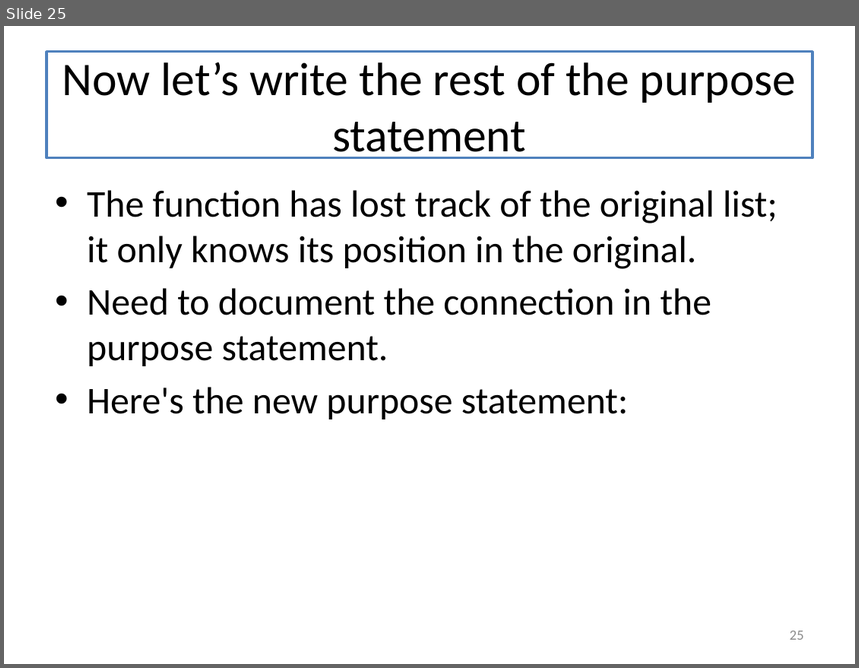
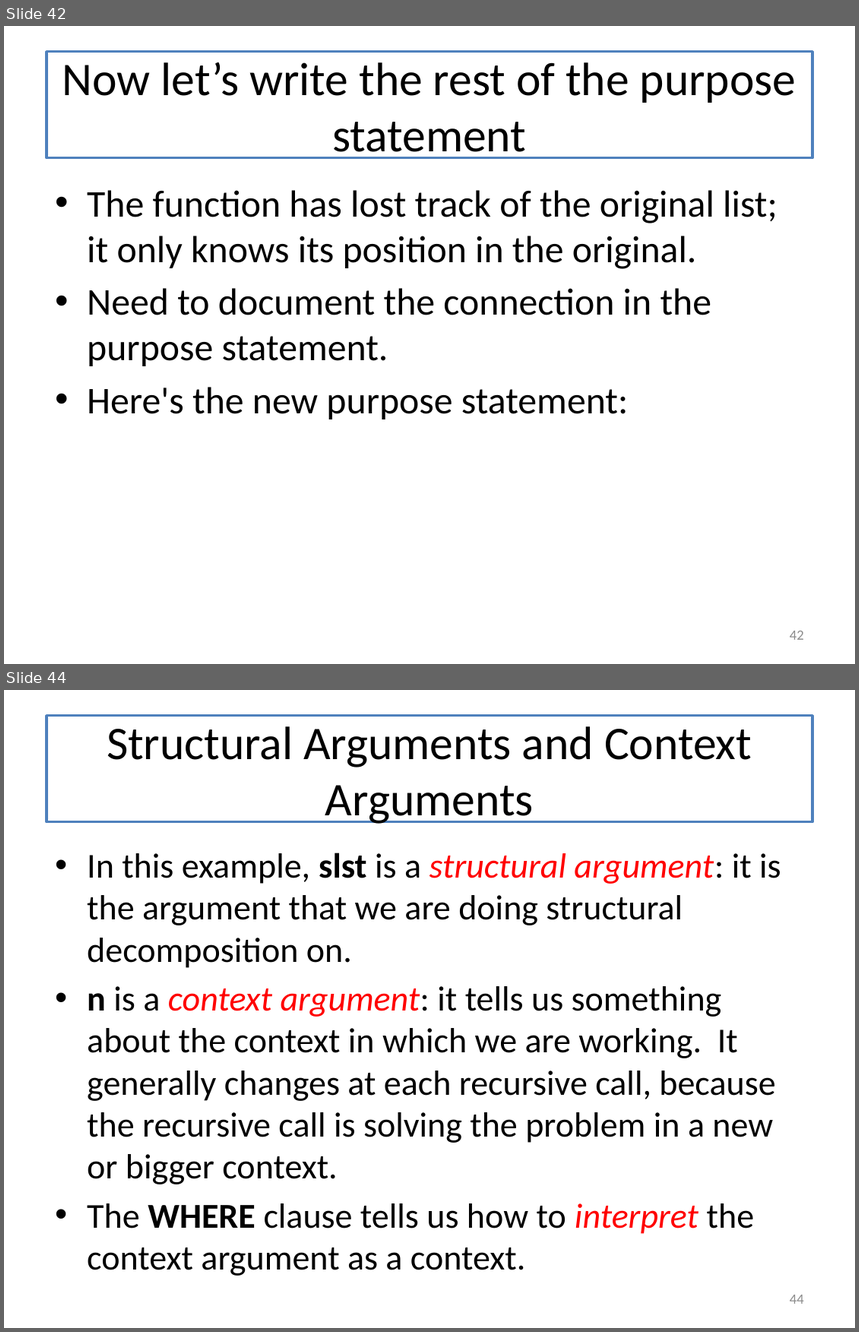
Before and after one commit to mwand/cs5010f17, a slide deck: Slides/Lesson 7.1-7.3 Invariants Combined.pptx. Shown one above the other, each under a label of ours: slide 25 before the commit, slides 42 and 44 after it; the slides between them are not shown. The pictures are 859x668 and 859x1332 pixels, drawn with LibreOffice and Linux fonts; fonts in the diff are those of the drawing. Boxes give left, top, right and bottom in pixels: in the first picture for what was removed or moved away, otherwise in the second. Text is boxed around its words. In the diff, an @@ line names an element or a change of style, - is before the commit and + after.

```diff
--- a/Slides/Lesson 7.1-7.3 Invariants Combined.pptx
+++ b/Slides/Lesson 7.1-7.3 Invariants Combined.pptx
@@ slide 44 added at [4, 690, 855, 1328], background #FFFFFF @@
@@ title added at [47, 716, 813, 822], fill #FFFFFF, outline #4F81BD 2.25 pt, 39.6 pt, text #000000 @@
+Structural Arguments and Context Arguments
@@ text added at [87, 853, 781, 1276], 29.6 pt, text #000000 @@
+• In this example, slst is a structural argument: it is the argument that we are doing structural decomposition on.
+• n is a context argument: it tells us something about the context in which we are working. It generally changes at each recursive call, because the recursive call is solving the problem in a new or bigger context.
+• The WHERE clause tells us how to interpret the context argument as a context.
@@ page number added at [790, 1295, 804, 1304], 12 pt, text #8C8C8C @@
+44
@@ what was slide 25 is now slide 42 @@
@@ page number at [790, 631, 804, 640]: text changed @@
-25
+42
```
Also in this commit, not shown: 3 slides changed, 6 other slides added.
